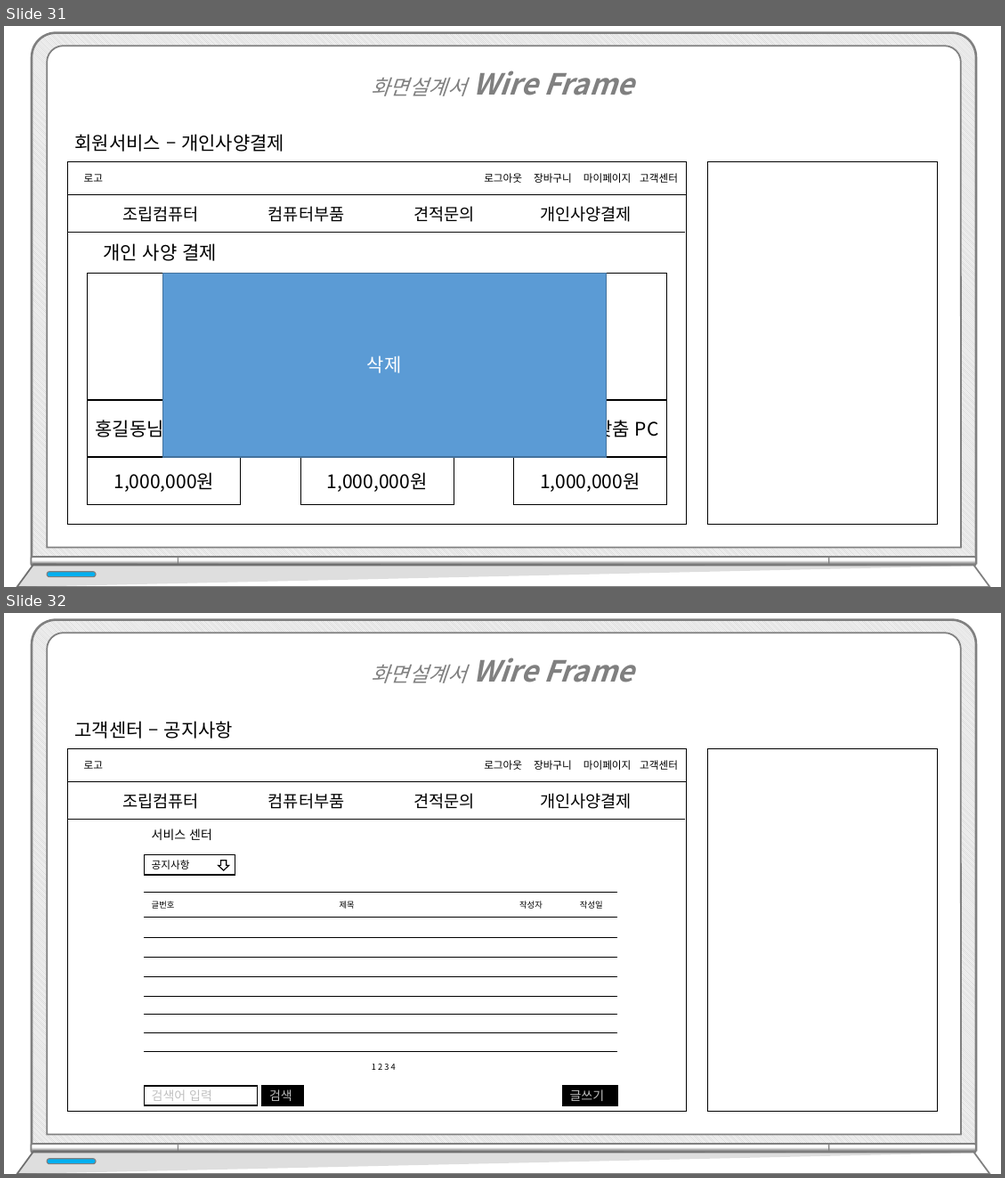
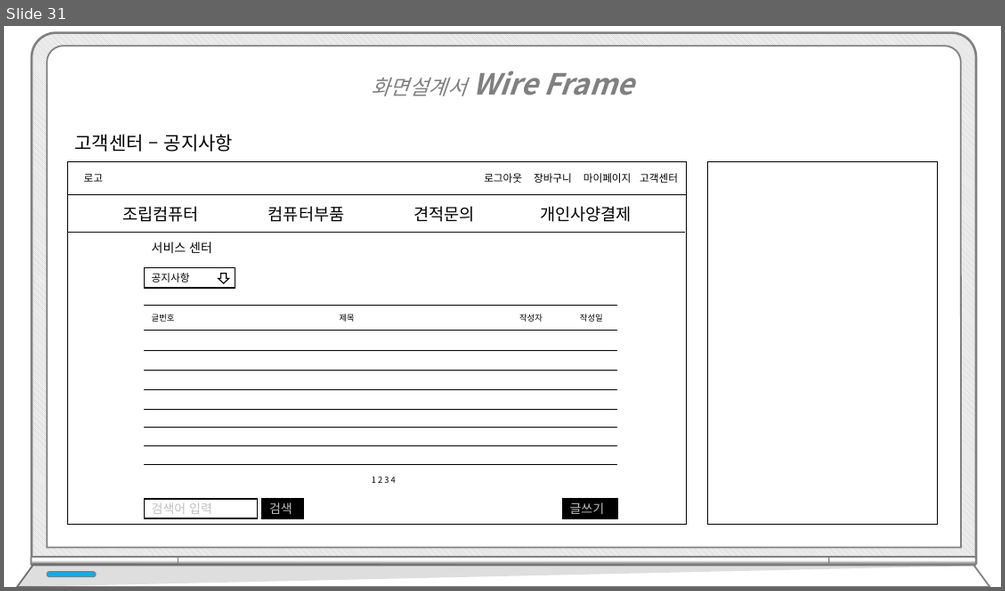
Before and after one commit to hhsw07/ezen-academy-projects, a slide deck: WebContent/발표/프로젝트5.pptx. Shown one above the other, each under a label of ours: slides 31 and 32 before the commit, slide 31 after it. The pictures are 1005x1178 and 1005x591 pixels, drawn with LibreOffice and Linux fonts; fonts in the diff are those of the drawing. Boxes give left, top, right and bottom in pixels: in the first picture for what was removed or moved away, otherwise in the second. Text is boxed around its words. In the diff, an @@ line names an element or a change of style, - is before the commit and + after.

```diff
--- a/WebContent/발표/프로젝트5.pptx
+++ b/WebContent/발표/프로젝트5.pptx
@@ slide 31 removed at bbox=[4, 26, 1001, 587], background #FFFFFF @@
@@ text removed at bbox=[371, 70, 633, 96] @@
-화면설계서 Wire Frame
@@ text removed at bbox=[75, 134, 284, 151] @@
-회원서비스 – 개인사양결제
@@ rectangle removed at bbox=[67, 162, 687, 524] @@
@@ rectangle removed at bbox=[67, 162, 687, 195] @@
@@ text removed at bbox=[84, 174, 103, 182] @@
-로고
@@ text removed at bbox=[484, 173, 678, 183] @@
-로그아웃 장바구니 마이페이지 고객센터
@@ rectangle removed at bbox=[708, 162, 938, 524] @@
@@ text removed at bbox=[122, 206, 631, 222] @@
-조립컴퓨터 컴퓨터부품 견적문의 개인사양결제
@@ line removed from (67, 232) to (685, 232) @@
@@ text removed at bbox=[103, 243, 217, 261] @@
-개인 사양 결제
@@ rectangle removed at bbox=[88, 273, 241, 400] @@
@@ rectangle removed at bbox=[162, 273, 606, 457] @@
-삭제
@@ rectangle removed at bbox=[301, 273, 454, 505] @@
@@ rectangle removed at bbox=[514, 273, 667, 505] @@
@@ rectangle removed at bbox=[88, 400, 241, 457] @@
-홍길동님 맞춤 PC
@@ rectangle removed at bbox=[301, 400, 454, 457] @@
@@ rectangle removed at bbox=[513, 400, 666, 457] @@
-김길동님 맞춤 PC
@@ rectangle removed at bbox=[88, 457, 241, 505] @@
-1,000,000원
@@ rectangle removed at bbox=[301, 457, 454, 505] @@
-1,000,000원
@@ rectangle removed at bbox=[513, 457, 666, 505] @@
-1,000,000원
@@ group removed at bbox=[16, 33, 989, 587]: 5 round same rects, 2 freeform shapes, 1 rounded rectangle @@
@@ what was slide 32 is now slide 31 @@
```
Also in this commit, not shown: 3 slides changed.
